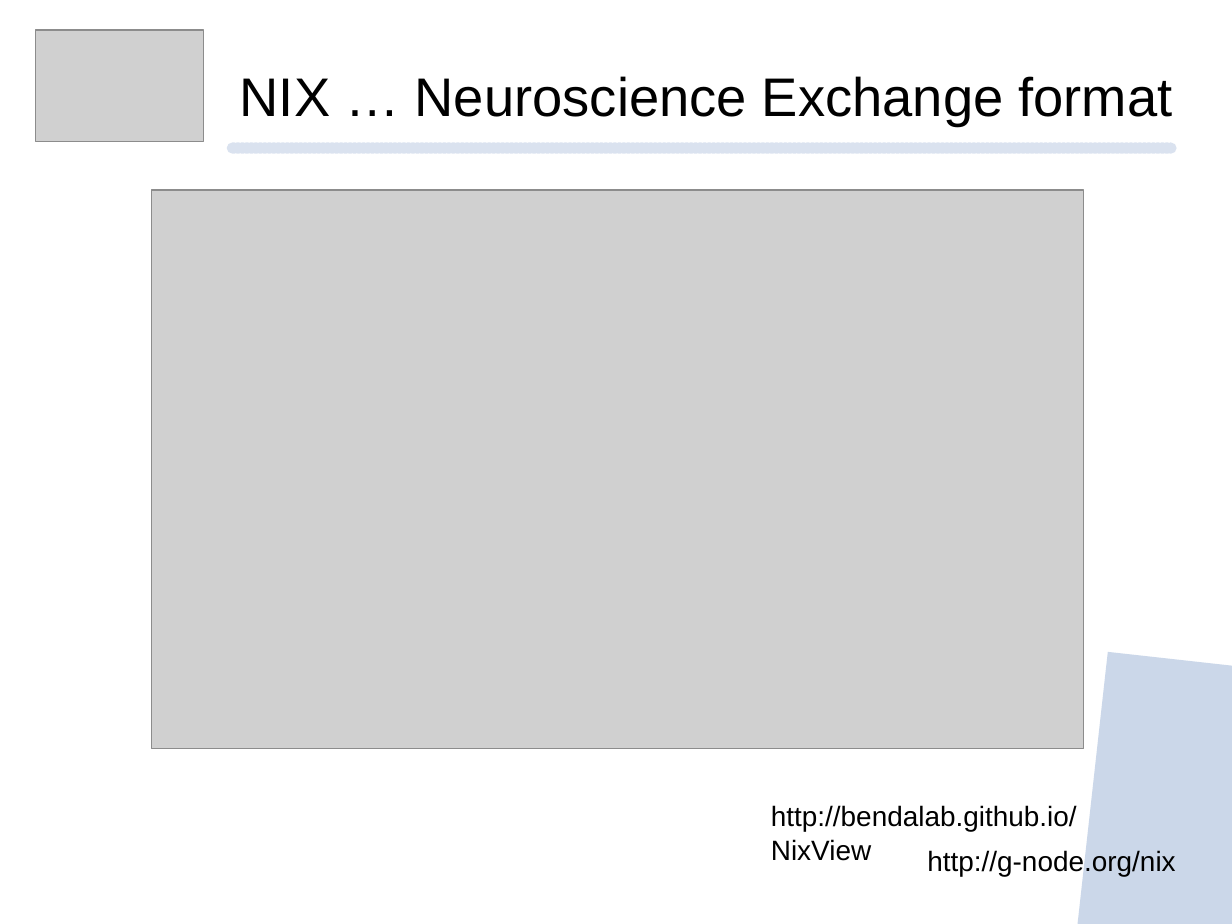
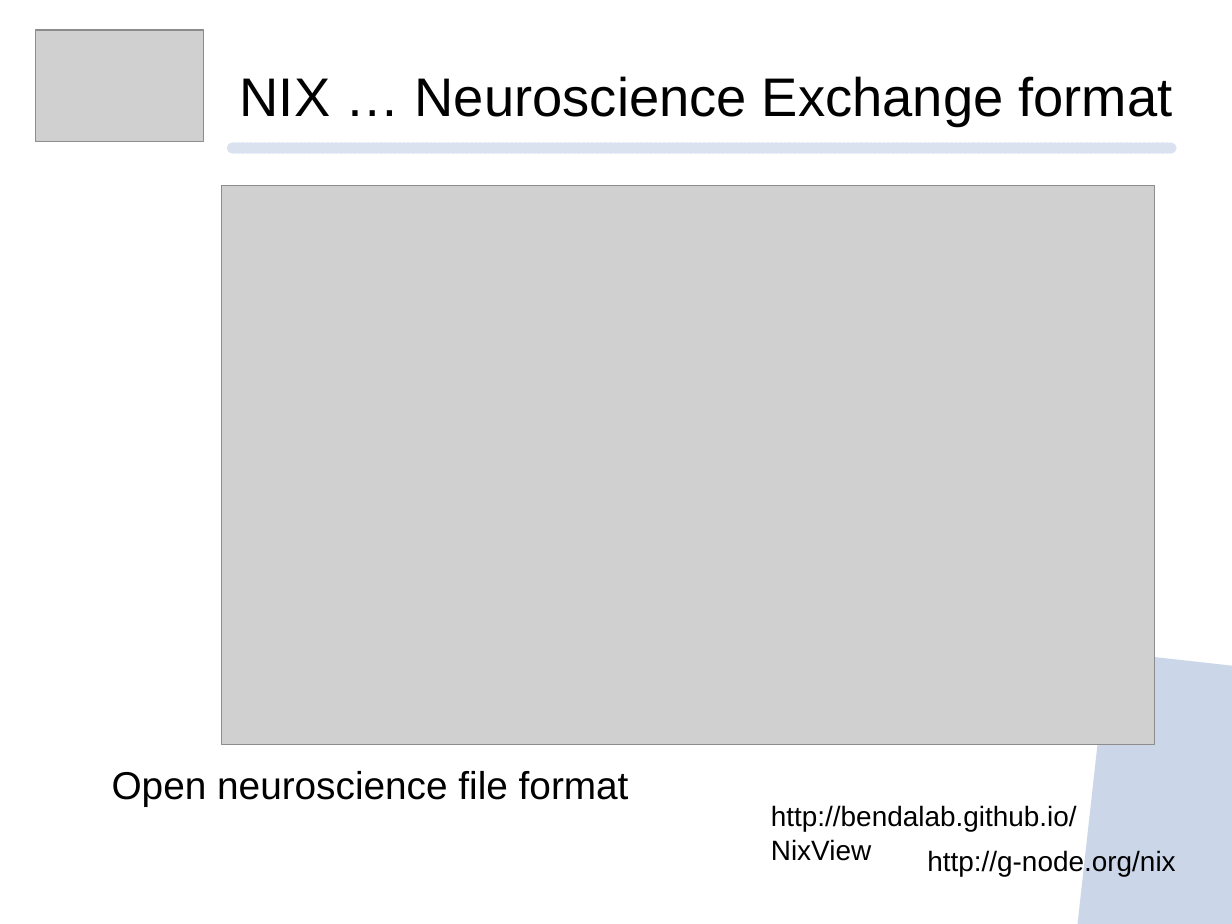
Before and after one commit to mpsonntag/prespost, a slide deck: slide 6 of 202009_BCCN_online/202009_BCCN_Online_conference.odp (slide 7 before the commit). Drawn at 1232x924 pixels with LibreOffice and Linux fonts; fonts in the diff are those of the drawing; grey boxes stand for pictures; background and template pictures are left out. Boxes give left, top, right and bottom in pixels: in the first picture for what was removed or moved away, otherwise in the second. Text is boxed around its words. In the diff, an @@ line names an element or a change of style, - is before the commit and + after.

```diff
--- a/202009_BCCN_online/202009_BCCN_Online_conference.odp
+++ b/202009_BCCN_online/202009_BCCN_Online_conference.odp
@@ picture: place and size @@
-picture at (152,190,1084,749)
+picture at (222,186,1155,745)
@@ text added at (112,771,629,806), 25 pt, text #000000 @@
+Open neuroscience file format
```
Also in this commit, not shown: 9 other slides changed, 1 slide added, 3 slides removed.
